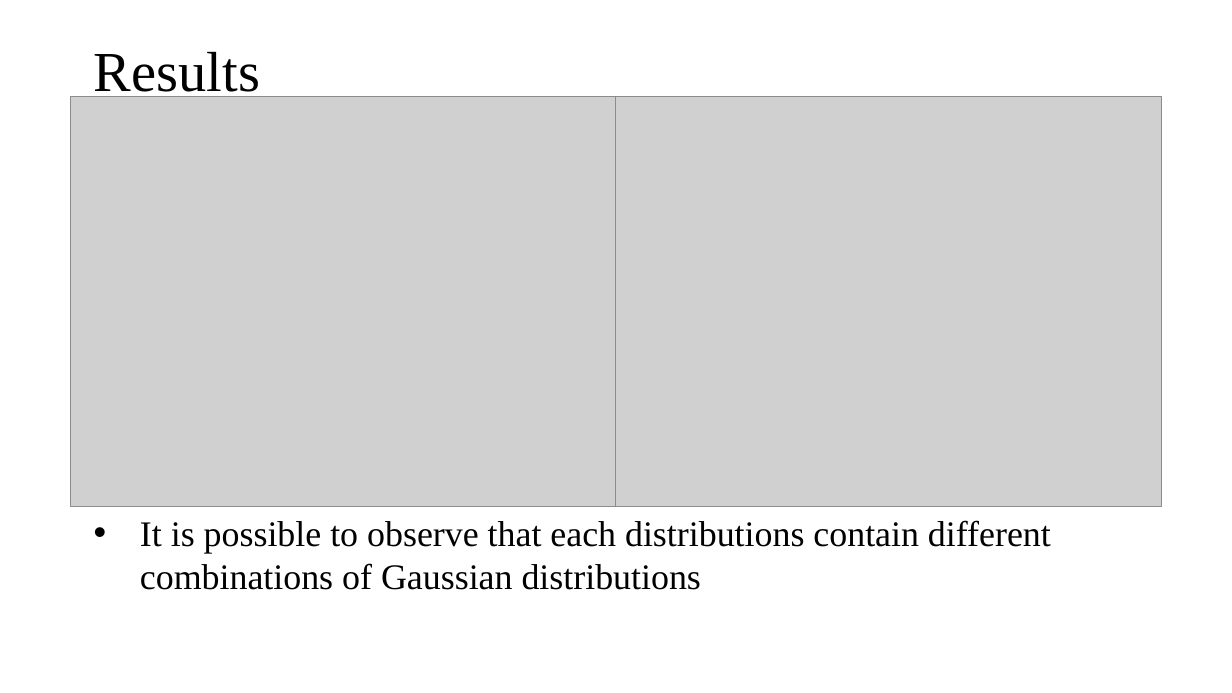
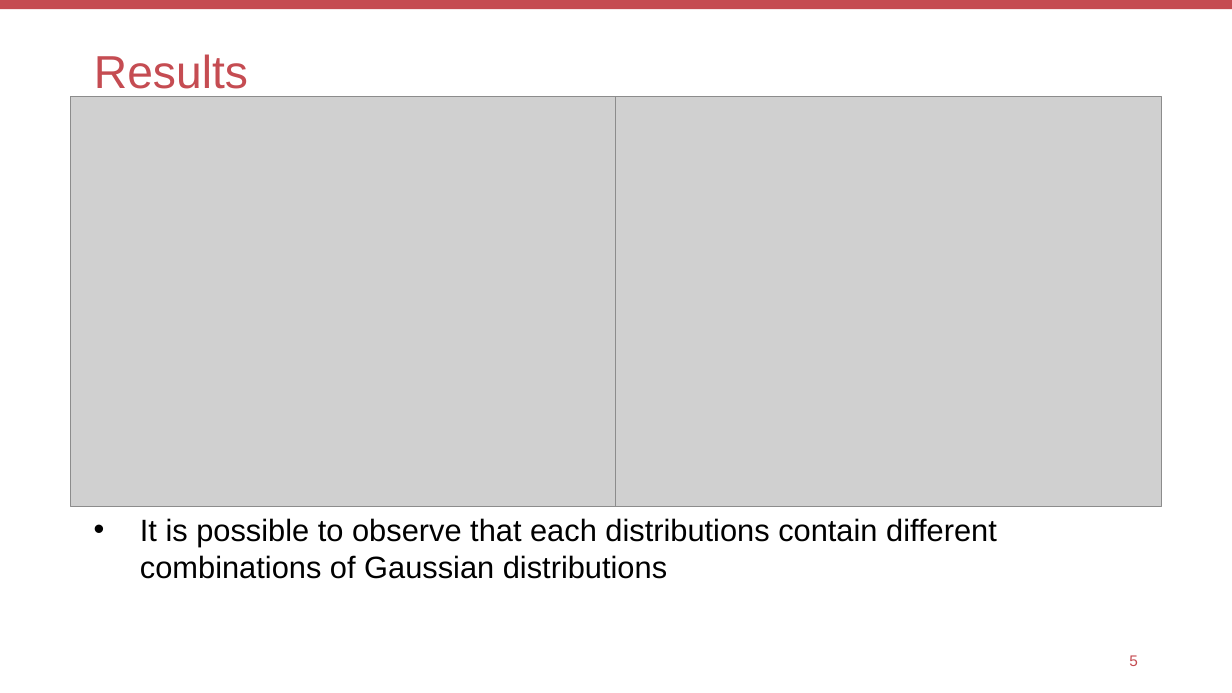
Before and after one commit to KevSr/GAN-study, a slide deck: slide 6 of GAN and MoG/FER and GANs.pptx. Drawn at 1232x693 pixels with LibreOffice and Linux fonts; fonts in the diff are those of the drawing; grey boxes stand for pictures. Boxes give left, top, right and bottom in pixels: in the first picture for what was removed or moved away, otherwise in the second. Text is boxed around its words. In the diff, an @@ line names an element or a change of style, - is before the commit and + after.

Commit message:
changed font and template

```diff
--- a/GAN and MoG/FER and GANs.pptx
+++ b/GAN and MoG/FER and GANs.pptx
@@ rectangle added at (x1=0, y1=0, x2=1232, y2=9), fill #C54C52 @@
@@ title "Results" at (x1=94, y1=54, x2=248, y2=98): size 44 to 36 pt, font Times New Roman to Arial, text colour #000000 to #C54C52 @@
@@ text "It is possible to observe ..." at (x1=140, y1=518, x2=997, y2=579): size 28 to 24 pt, font Times New Roman to Arial @@
@@ page number added at (x1=1129, y1=655, x2=1138, y2=666), 12 pt, text #C54C52 @@
+5
```
Also in this commit, not shown: 15 other slides changed.
